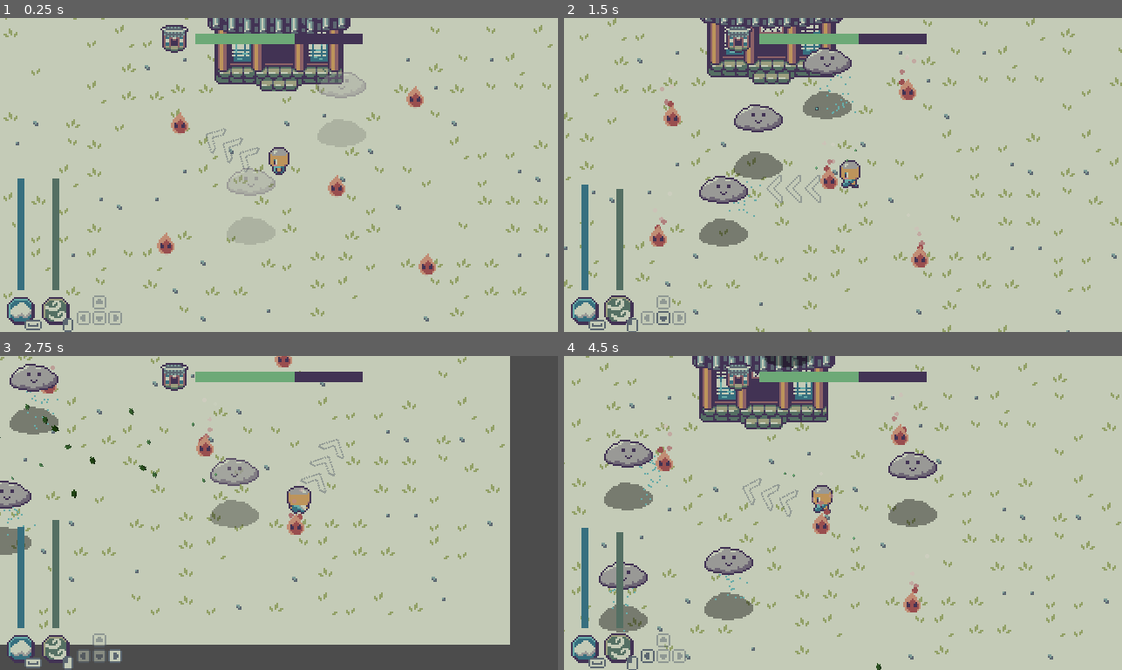
Above: before the commit, frames 1-4 (two rows, left to right).
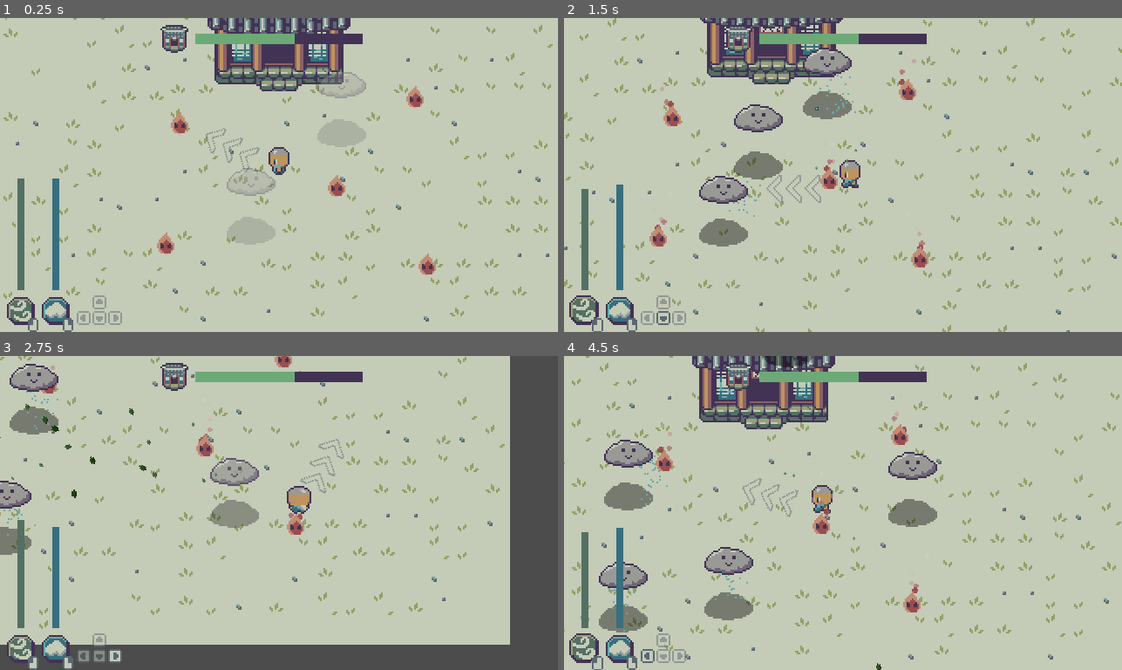
Above: after the commit, the same moments.

Repository: Boyquotes/cloud-keeper
Game: Godot game, scene res://Main.tscn
Two runs of this game, one before a commit and one after it. Both use one fixed random seed, a clock stepped at 60 frames per second and the inputs below.
Inputs (mouse positions are in pixels of both pictures, inside the frame that each line leads up to):
- Up to frame 1 (0.25 s): no input
- Up to frame 2 (1.5 s): move the mouse to (965, 159) at 0.52 s; hold D (move_right) 0.53-1.28 s; tap Space (spawn_cloud) at 0.6 s; move the mouse to (731, 190) at 1.27 s; hold S (move_down) from 1.28 s (still down); click (731, 190) at 1.35 s
- Up to frame 3 (2.75 s): move the mouse to (334, 443) at 2.02 s; release S (move_down) at 2.03 s; hold D (move_right) from 2.03 s (still down); tap Space (spawn_cloud) at 2.1 s
- Up to frame 4 (4.5 s): move the mouse to (815, 575) at 2.77 s; release D (move_right) at 2.78 s; hold W (move_up) 2.78-3.53 s; click (815, 575) at 2.85 s; move the mouse to (1010, 560) at 3.52 s; hold A (move_left) from 3.53 s (still down); tap Space (spawn_cloud) at 3.6 s; move the mouse to (675, 465) at 4.27 s; click (675, 465) at 4.35 s

The runs differ from the first frame. In frame 1, 1.4% of the frame differs, in the area x 1-13%, y 51-100%; in frame 2, 1.6%, in the area x 0-14%, y 53-100%; in frame 3, 1.4%; in frame 4, 1.5%.

Commit message:
Swapped cloud control input and ui

Diff:
--- a/src/project.godot
+++ b/src/project.godot
@@ -105,6 +105,7 @@
 spawn_cloud={
 "deadzone": 0.5,
 "events": [ Object(InputEventKey,"resource_local_to_scene":false,"resource_name":"","device":0,"alt":false,"shift":false,"control":false,"meta":false,"command":false,"pressed":false,"scancode":32,"physical_scancode":0,"unicode":0,"echo":false,"script":null)
+, Object(InputEventMouseButton,"resource_local_to_scene":false,"resource_name":"","device":0,"alt":false,"shift":false,"control":false,"meta":false,"command":false,"button_mask":0,"position":Vector2( 0, 0 ),"global_position":Vector2( 0, 0 ),"factor":1.0,"button_index":2,"pressed":false,"doubleclick":false,"script":null)
  ]
 }
 wind={
--- a/src/ui/HUD.tscn
+++ b/src/ui/HUD.tscn
@@ -4,40 +4,6 @@
 [ext_resource path="res://ui/progress_bar.png" type="Texture" id=2]
 [ext_resource path="res://ui/HUD.gd" type="Script" id=3]
 
-[sub_resource type="Theme" id=1]
-
-[sub_resource type="AtlasTexture" id=5]
-atlas = ExtResource( 1 )
-region = Rect2( 48, 0, 16, 16 )
-
-[sub_resource type="AtlasTexture" id=7]
-atlas = ExtResource( 1 )
-region = Rect2( 0, 8, 16, 8 )
-
-[sub_resource type="AtlasTexture" id=6]
-atlas = ExtResource( 1 )
-region = Rect2( 32, 0, 16, 16 )
-
-[sub_resource type="AtlasTexture" id=8]
-atlas = ExtResource( 1 )
-region = Rect2( 0, 0, 8, 8 )
-
-[sub_resource type="AtlasTexture" id=9]
-atlas = ExtResource( 1 )
-region = Rect2( 0, 16, 8, 8 )
-
-[sub_resource type="AtlasTexture" id=10]
-atlas = ExtResource( 1 )
-region = Rect2( 0, 24, 8, 8 )
-
-[sub_resource type="AtlasTexture" id=11]
-atlas = ExtResource( 1 )
-region = Rect2( 8, 16, 8, 8 )
-
-[sub_resource type="AtlasTexture" id=12]
-atlas = ExtResource( 1 )
-region = Rect2( 8, 24, 8, 8 )
-
 [sub_resource type="AtlasTexture" id=14]
 atlas = ExtResource( 1 )
 region = Rect2( 16, 16, 16, 16 )
@@ -47,6 +13,40 @@
 
 [sub_resource type="StyleBoxFlat" id=2]
 bg_color = Color( 0.262745, 0.203922, 0.333333, 1 )
+
+[sub_resource type="Theme" id=1]
+
+[sub_resource type="AtlasTexture" id=6]
+atlas = ExtResource( 1 )
+region = Rect2( 32, 0, 16, 16 )
+
+[sub_resource type="AtlasTexture" id=8]
+atlas = ExtResource( 1 )
+region = Rect2( 0, 0, 8, 8 )
+
+[sub_resource type="AtlasTexture" id=5]
+atlas = ExtResource( 1 )
+region = Rect2( 48, 0, 16, 16 )
+
+[sub_resource type="AtlasTexture" id=7]
+atlas = ExtResource( 1 )
+region = Rect2( 8, 0, 8, 8 )
+
+[sub_resource type="AtlasTexture" id=9]
+atlas = ExtResource( 1 )
+region = Rect2( 0, 16, 8, 8 )
+
+[sub_resource type="AtlasTexture" id=10]
+atlas = ExtResource( 1 )
+region = Rect2( 0, 24, 8, 8 )
+
+[sub_resource type="AtlasTexture" id=11]
+atlas = ExtResource( 1 )
+region = Rect2( 8, 16, 8, 8 )
+
+[sub_resource type="AtlasTexture" id=12]
+atlas = ExtResource( 1 )
+region = Rect2( 8, 24, 8, 8 )
 
 [node name="HUD" type="MarginContainer"]
 anchor_right = 1.0
@@ -57,29 +57,125 @@
 custom_constants/margin_bottom = 4
 script = ExtResource( 3 )
 
-[node name="VBoxContainer" type="HBoxContainer" parent="."]
+[node name="Shrine" type="VBoxContainer" parent="."]
 margin_left = 4.0
 margin_top = 4.0
 margin_right = 316.0
 margin_bottom = 176.0
 
-[node name="CloudMeter" type="VBoxContainer" parent="VBoxContainer"]
-margin_right = 16.0
-margin_bottom = 172.0
-alignment = 2
-
-[node name="Control" type="Control" parent="VBoxContainer/CloudMeter"]
+[node name="HBoxContainer" type="HBoxContainer" parent="Shrine"]
+margin_right = 312.0
+margin_bottom = 16.0
+alignment = 1
+
+[node name="HBoxContainer" type="HBoxContainer" parent="Shrine/HBoxContainer"]
+margin_right = 104.0
+margin_bottom = 16.0
+size_flags_horizontal = 3
+alignment = 2
+
+[node name="TextureRect" type="TextureRect" parent="Shrine/HBoxContainer/HBoxContainer"]
+margin_left = 88.0
+margin_right = 104.0
+margin_bottom = 16.0
+texture = SubResource( 14 )
+stretch_mode = 4
+
+[node name="CenterContainer" type="CenterContainer" parent="Shrine/HBoxContainer"]
+margin_left = 108.0
+margin_right = 204.0
+margin_bottom = 16.0
+
+[node name="ShrineHealthBar" type="ProgressBar" parent="Shrine/HBoxContainer/CenterContainer"]
+margin_top = 5.0
+margin_right = 96.0
+margin_bottom = 11.0
+rect_min_size = Vector2( 96, 6 )
+rect_pivot_offset = Vector2( 32, 3 )
+custom_styles/fg = SubResource( 13 )
+custom_styles/bg = SubResource( 2 )
+value = 60.0
+percent_visible = false
+
+[node name="Control" type="Control" parent="Shrine/HBoxContainer"]
+margin_left = 208.0
+margin_right = 312.0
+margin_bottom = 16.0
+size_flags_horizontal = 3
+
+[node name="ControlLayout" type="HBoxContainer" parent="."]
+margin_left = 4.0
+margin_top = 4.0
+margin_right = 316.0
+margin_bottom = 176.0
+
+[node name="WindMeter" type="VBoxContainer" parent="ControlLayout"]
+margin_right = 16.0
+margin_bottom = 172.0
+alignment = 2
+
+[node name="Control" type="Control" parent="ControlLayout/WindMeter"]
 margin_top = 84.0
 margin_right = 16.0
 margin_bottom = 84.0
 size_flags_horizontal = 3
 
-[node name="CenterContainer" type="CenterContainer" parent="VBoxContainer/CloudMeter"]
+[node name="CenterContainer" type="CenterContainer" parent="ControlLayout/WindMeter"]
 margin_top = 88.0
 margin_right = 16.0
 margin_bottom = 152.0
 
-[node name="CloudBar" type="TextureProgress" parent="VBoxContainer/CloudMeter/CenterContainer"]
+[node name="WindBar" type="TextureProgress" parent="ControlLayout/WindMeter/CenterContainer"]
+unique_name_in_owner = true
+margin_left = 6.0
+margin_right = 10.0
+margin_bottom = 64.0
+rect_min_size = Vector2( 4, 64 )
+theme = SubResource( 1 )
+step = 0.01
+value = 100.0
+texture_progress = ExtResource( 2 )
+fill_mode = 3
+tint_progress = Color( 0.333333, 0.439216, 0.392157, 1 )
+nine_patch_stretch = true
+
+[node name="WindIcon" type="TextureRect" parent="ControlLayout/WindMeter"]
+unique_name_in_owner = true
+margin_top = 156.0
+margin_right = 16.0
+margin_bottom = 172.0
+texture = SubResource( 6 )
+stretch_mode = 4
+
+[node name="ControlHint" type="TextureRect" parent="ControlLayout/WindMeter/WindIcon"]
+margin_left = -5.0
+margin_top = -4.0
+margin_right = 35.0
+margin_bottom = 36.0
+texture = SubResource( 8 )
+stretch_mode = 4
+
+[node name="WindTween" type="Tween" parent="ControlLayout/WindMeter/WindIcon"]
+unique_name_in_owner = true
+
+[node name="CloudMeter" type="VBoxContainer" parent="ControlLayout"]
+margin_left = 20.0
+margin_right = 36.0
+margin_bottom = 172.0
+alignment = 2
+
+[node name="Control" type="Control" parent="ControlLayout/CloudMeter"]
+margin_top = 84.0
+margin_right = 16.0
+margin_bottom = 84.0
+size_flags_horizontal = 3
+
+[node name="CenterContainer" type="CenterContainer" parent="ControlLayout/CloudMeter"]
+margin_top = 88.0
+margin_right = 16.0
+margin_bottom = 152.0
+
+[node name="CloudBar" type="TextureProgress" parent="ControlLayout/CloudMeter/CenterContainer"]
 unique_name_in_owner = true
 margin_left = 6.0
 margin_right = 10.0
@@ -93,7 +189,7 @@
 tint_progress = Color( 0.219608, 0.439216, 0.501961, 1 )
 nine_patch_stretch = true
 
-[node name="CloudIcon" type="TextureRect" parent="VBoxContainer/CloudMeter"]
+[node name="CloudIcon" type="TextureRect" parent="ControlLayout/CloudMeter"]
 unique_name_in_owner = true
 margin_top = 156.0
 margin_right = 16.0
@@ -101,7 +197,7 @@
 texture = SubResource( 5 )
 stretch_mode = 4
 
-[node name="ControlHint" type="TextureRect" parent="VBoxContainer/CloudMeter/CloudIcon"]
+[node name="ControlHint" type="TextureRect" parent="ControlLayout/CloudMeter/CloudIcon"]
 margin_left = -5.0
 margin_top = -4.0
 margin_right = 35.0
@@ -109,74 +205,24 @@
 texture = SubResource( 7 )
 stretch_mode = 4
 
-[node name="CloudTween" type="Tween" parent="VBoxContainer/CloudMeter/CloudIcon"]
-unique_name_in_owner = true
-
-[node name="WindMeter" type="VBoxContainer" parent="VBoxContainer"]
-margin_left = 20.0
-margin_right = 36.0
-margin_bottom = 172.0
-alignment = 2
-
-[node name="Control" type="Control" parent="VBoxContainer/WindMeter"]
-margin_top = 84.0
-margin_right = 16.0
-margin_bottom = 84.0
-size_flags_horizontal = 3
-
-[node name="CenterContainer" type="CenterContainer" parent="VBoxContainer/WindMeter"]
-margin_top = 88.0
-margin_right = 16.0
-margin_bottom = 152.0
-
-[node name="WindBar" type="TextureProgress" parent="VBoxContainer/WindMeter/CenterContainer"]
-unique_name_in_owner = true
-margin_left = 6.0
-margin_right = 10.0
-margin_bottom = 64.0
-rect_min_size = Vector2( 4, 64 )
-theme = SubResource( 1 )
-step = 0.01
-value = 100.0
-texture_progress = ExtResource( 2 )
-fill_mode = 3
-tint_progress = Color( 0.333333, 0.439216, 0.392157, 1 )
-nine_patch_stretch = true
-
-[node name="WindIcon" type="TextureRect" parent="VBoxContainer/WindMeter"]
-unique_name_in_owner = true
-margin_top = 156.0
-margin_right = 16.0
-margin_bottom = 172.0
-texture = SubResource( 6 )
-stretch_mode = 4
-
-[node name="ControlHint" type="TextureRect" parent="VBoxContainer/WindMeter/WindIcon"]
-margin_left = -5.0
-margin_top = -4.0
-margin_right = 35.0
-margin_bottom = 36.0
-texture = SubResource( 8 )
-stretch_mode = 4
-
-[node name="WindTween" type="Tween" parent="VBoxContainer/WindMeter/WindIcon"]
-unique_name_in_owner = true
-
-[node name="MoveInputs" type="VBoxContainer" parent="VBoxContainer"]
+[node name="CloudTween" type="Tween" parent="ControlLayout/CloudMeter/CloudIcon"]
+unique_name_in_owner = true
+
+[node name="MoveInputs" type="VBoxContainer" parent="ControlLayout"]
 margin_left = 40.0
 margin_right = 66.0
 margin_bottom = 172.0
 custom_constants/separation = 1
 alignment = 2
 
-[node name="HBoxContainer" type="HBoxContainer" parent="VBoxContainer/MoveInputs"]
+[node name="HBoxContainer" type="HBoxContainer" parent="ControlLayout/MoveInputs"]
 margin_top = 155.0
 margin_right = 26.0
 margin_bottom = 163.0
 custom_constants/separation = 1
 alignment = 1
 
-[node name="UpInput" type="TextureRect" parent="VBoxContainer/MoveInputs/HBoxContainer"]
+[node name="UpInput" type="TextureRect" parent="ControlLayout/MoveInputs/HBoxContainer"]
 unique_name_in_owner = true
 self_modulate = Color( 1, 1, 1, 0.5 )
 margin_left = 9.0
@@ -185,14 +231,14 @@
 texture = SubResource( 9 )
 stretch_mode = 4
 
-[node name="HBoxContainer2" type="HBoxContainer" parent="VBoxContainer/MoveInputs"]
+[node name="HBoxContainer2" type="HBoxContainer" parent="ControlLayout/MoveInputs"]
 margin_top = 164.0
 margin_right = 26.0
 margin_bottom = 172.0
 custom_constants/separation = 1
 alignment = 1
 
-[node name="LeftInput" type="TextureRect" parent="VBoxContainer/MoveInputs/HBoxContainer2"]
+[node name="LeftInput" type="TextureRect" parent="ControlLayout/MoveInputs/HBoxContainer2"]
 unique_name_in_owner = true
 self_modulate = Color( 1, 1, 1, 0.5 )
 margin_right = 8.0
@@ -200,7 +246,7 @@
 texture = SubResource( 10 )
 stretch_mode = 4
 
-[node name="DownInput" type="TextureRect" parent="VBoxContainer/MoveInputs/HBoxContainer2"]
+[node name="DownInput" type="TextureRect" parent="ControlLayout/MoveInputs/HBoxContainer2"]
 unique_name_in_owner = true
 self_modulate = Color( 1, 1, 1, 0.5 )
 margin_left = 9.0
@@ -209,7 +255,7 @@
 texture = SubResource( 11 )
 stretch_mode = 4
 
-[node name="RightInput" type="TextureRect" parent="VBoxContainer/MoveInputs/HBoxContainer2"]
+[node name="RightInput" type="TextureRect" parent="ControlLayout/MoveInputs/HBoxContainer2"]
 unique_name_in_owner = true
 self_modulate = Color( 1, 1, 1, 0.5 )
 margin_left = 18.0
@@ -217,49 +263,3 @@
 margin_bottom = 8.0
 texture = SubResource( 12 )
 stretch_mode = 4
-
-[node name="VBoxContainer2" type="VBoxContainer" parent="."]
-margin_left = 4.0
-margin_top = 4.0
-margin_right = 316.0
-margin_bottom = 176.0
-
-[node name="HBoxContainer" type="HBoxContainer" parent="VBoxContainer2"]
-margin_right = 312.0
-margin_bottom = 16.0
-alignment = 1
-
-[node name="HBoxContainer" type="HBoxContainer" parent="VBoxContainer2/HBoxContainer"]
-margin_right = 104.0
-margin_bottom = 16.0
-size_flags_horizontal = 3
-alignment = 2
-
-[node name="TextureRect" type="TextureRect" parent="VBoxContainer2/HBoxContainer/HBoxContainer"]
-margin_left = 88.0
-margin_right = 104.0
-margin_bottom = 16.0
-texture = SubResource( 14 )
-stretch_mode = 4
-
-[node name="CenterContainer" type="CenterContainer" parent="VBoxContainer2/HBoxContainer"]
-margin_left = 108.0
-margin_right = 204.0
-margin_bottom = 16.0
-
-[node name="ShrineHealthBar" type="ProgressBar" parent="VBoxContainer2/HBoxContainer/CenterContainer"]
-margin_top = 5.0
-margin_right = 96.0
-margin_bottom = 11.0
-rect_min_size = Vector2( 96, 6 )
-rect_pivot_offset = Vector2( 32, 3 )
-custom_styles/fg = SubResource( 13 )
-custom_styles/bg = SubResource( 2 )
-value = 60.0
-percent_visible = false
-
-[node name="Control" type="Control" parent="VBoxContainer2/HBoxContainer"]
-margin_left = 208.0
-margin_right = 312.0
-margin_bottom = 16.0
-size_flags_horizontal = 3
